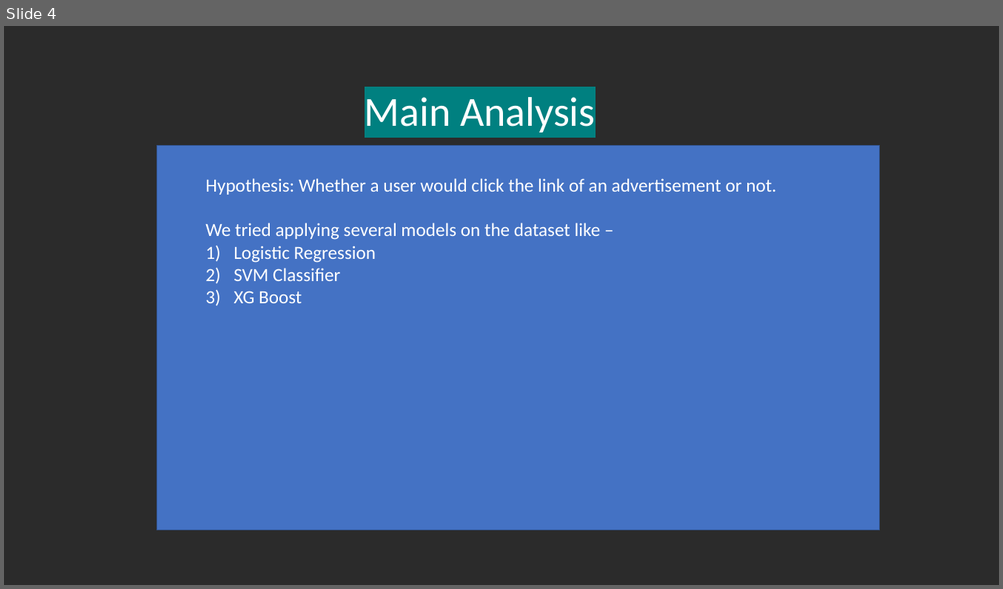
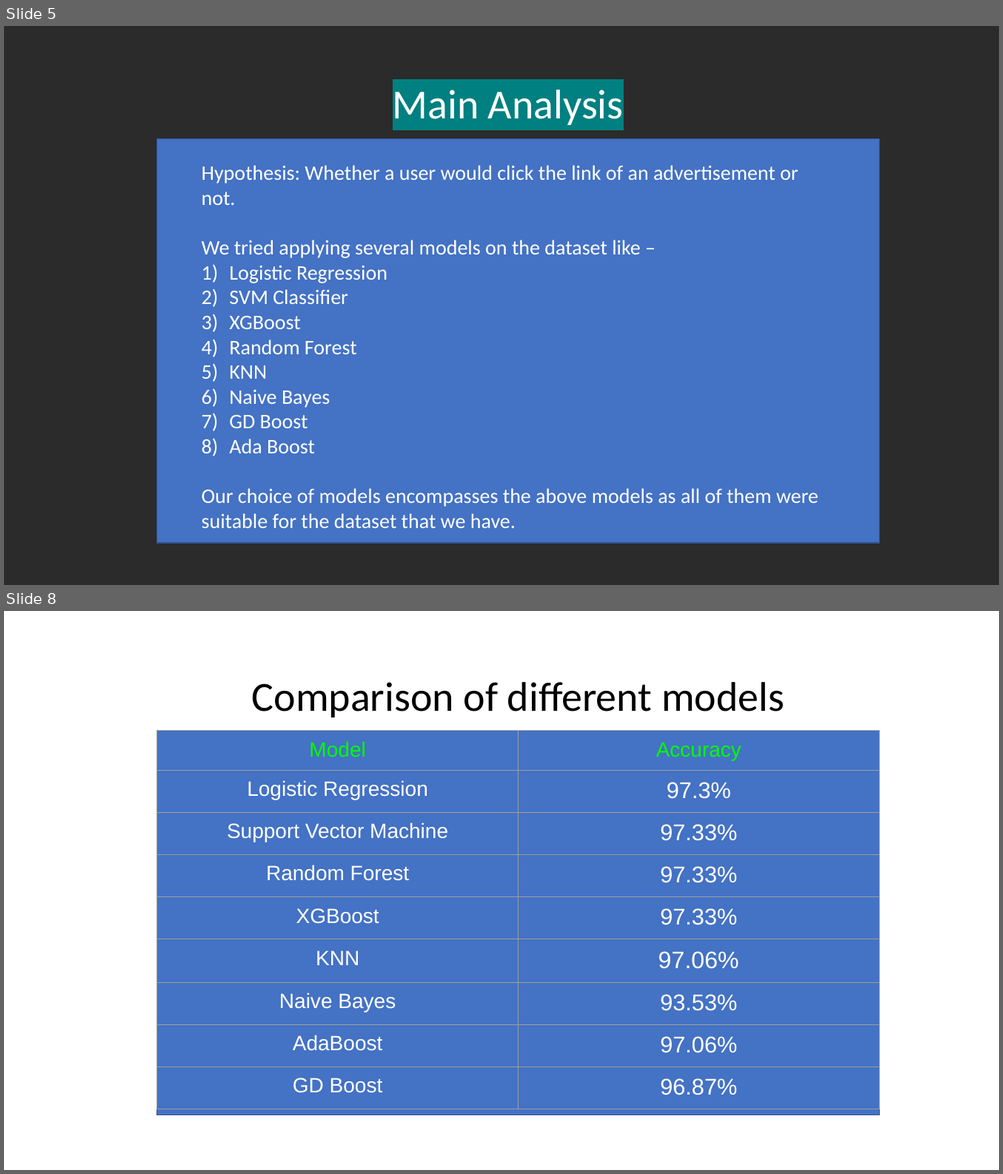
Before and after one commit to Somonnoy44/DSCI-project, a slide deck: DSCI Project Presentation Team 1 - Criteo Click Log Dataset.pptx. Shown one above the other, each under a label of ours: slide 4 before the commit, slides 5 and 8 after it; the slides between them are not shown. The pictures are 1003x589 and 1003x1174 pixels, drawn with LibreOffice and Linux fonts; fonts in the diff are those of the drawing; background and template pictures are left out; a plain dark background stands for a picture behind light text. Boxes give left, top, right and bottom in pixels: in the first picture for what was removed or moved away, otherwise in the second. Text is boxed around its words. In the diff, an @@ line names an element or a change of style, - is before the commit and + after.

Commit message:
Updated DSCI Project Presentation
Updated DSCI Project Presentation Team 1 - Criteo Click Log Dataset

```diff
--- a/DSCI Project Presentation Team 1 - Criteo Click Log Dataset.pptx
+++ b/DSCI Project Presentation Team 1 - Criteo Click Log Dataset.pptx
@@ slide 8 added at box(4, 611, 999, 1170), background picture (left out) @@
@@ text added at box(252, 682, 784, 718), 40 pt, text #000000 @@
+Comparison of different models
@@ rectangle added at box(157, 730, 879, 1116), fill #4472C4, outline #31538F 1 pt @@
@@ table added at box(157, 730, 879, 1099), 9 rows, 2 columns @@
+Model | Accuracy
+Logistic Regression | 97.3%
+Support Vector Machine | 97.33%
+Random Forest | 97.33%
+XGBoost | 97.33%
+KNN | 97.06%
+Naive Bayes | 93.53%
+AdaBoost | 97.06%
+GD Boost | 96.87%
@@ what was slide 4 is now slide 5 @@
@@ slide 5 changed as well @@
@@ text "Main Analysis": place and size @@
-text "Main Analysis" at box(364, 97, 595, 133)
+text "Main Analysis" at box(392, 90, 623, 125)
@@ rectangle: place and size @@
-rectangle at box(157, 145, 879, 531)
+rectangle at box(157, 138, 879, 543)
@@ rectangle at box(157, 138, 879, 543): outline #325491 1 pt to #31538F 1 pt @@
@@ text "Hypothesis: Whether a user would ...": place and size @@
-text "Hypothesis: Whether a user would ..." at box(205, 178, 776, 304)
+text "Hypothesis: Whether a user would ..." at box(202, 165, 818, 528)
@@ text at box(202, 165, 798, 304): size 18 to 20 pt in "Hypothesis: Whether a user would click the ...", "We tried applying several models on the ...", "Logistic Regression", "SVM Classifier"; indent changed @@
@@ text at box(202, 316, 818, 528): text changed; size 18 to 20 pt @@
-3) XG Boost
+3) XGBoost
+4) Random Forest
+5) KNN
+6) Naive Bayes
+7) GD Boost
+8) Ada Boost
+Our choice of models encompasses the above models as all of them were suitable for the dataset that we have.
```
Also in this commit, not shown: 2 other slides changed, 7 other slides added, 1 slide removed.
